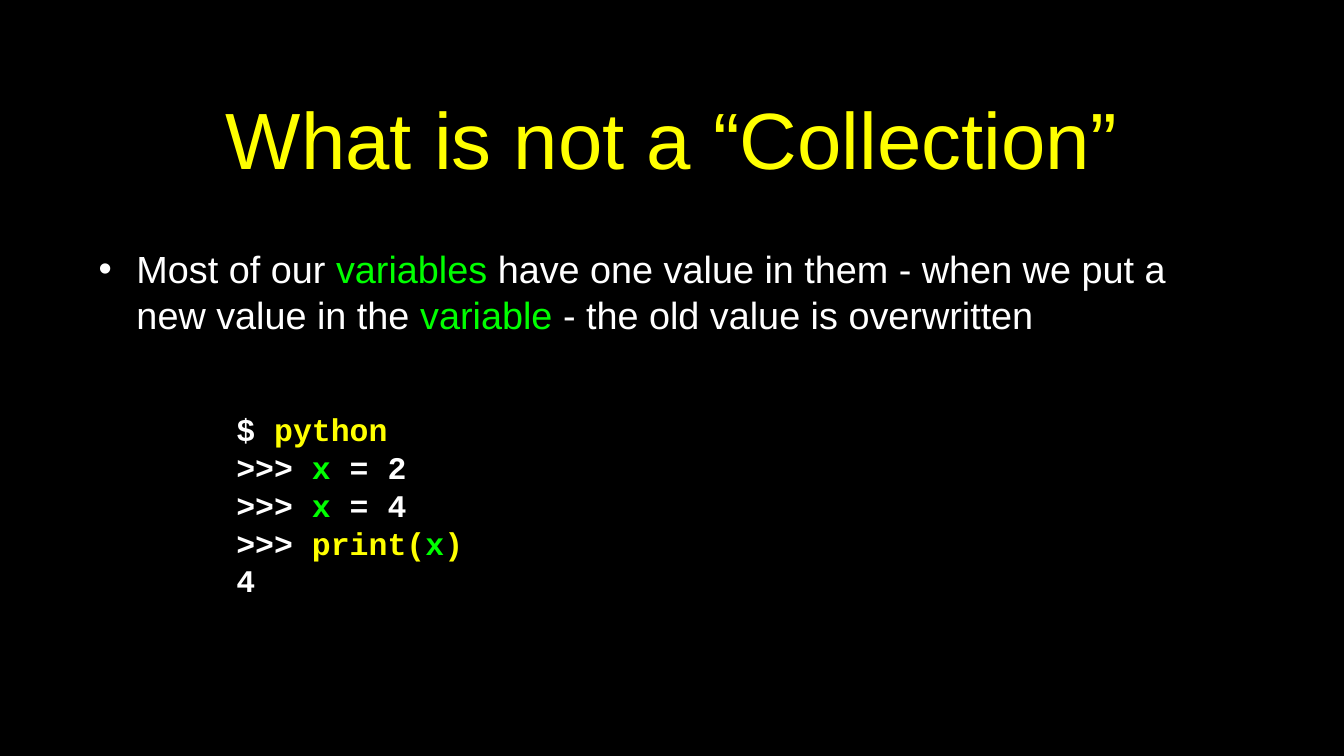
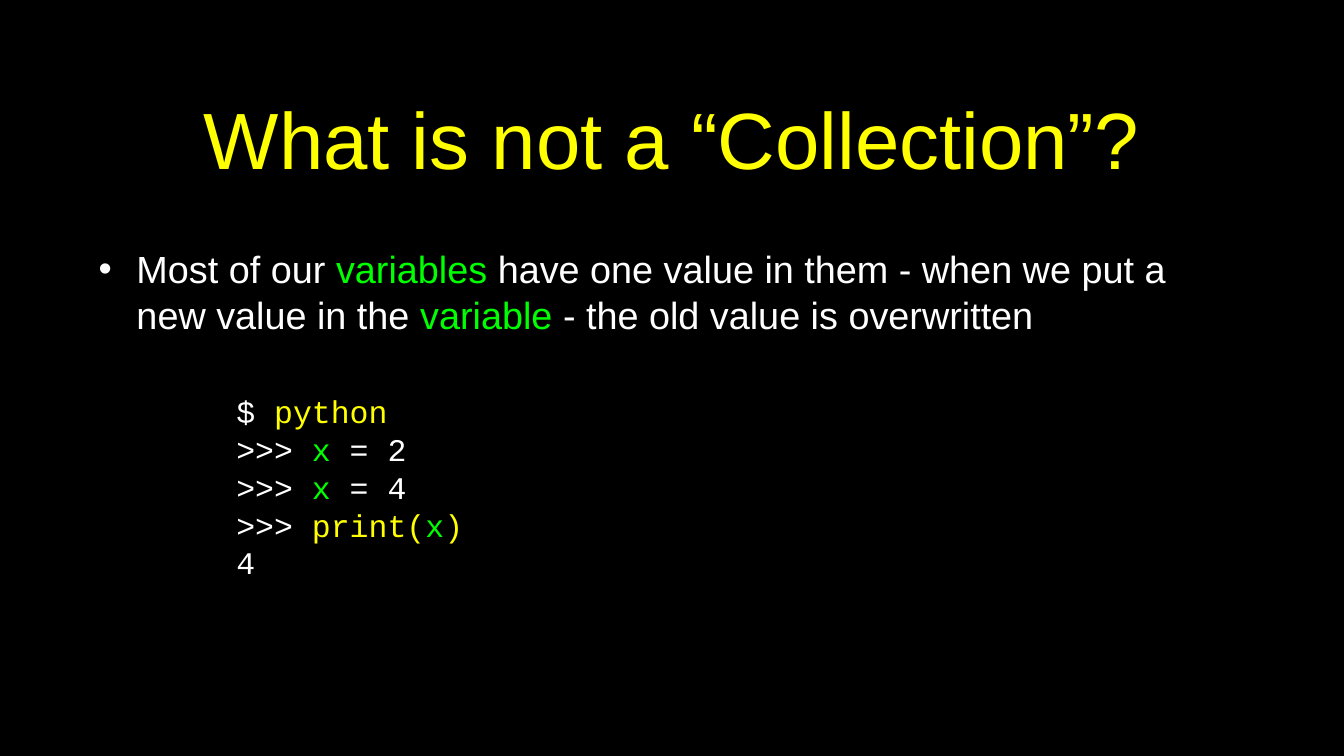
Before and after one commit to csev/py4e, a slide deck: slide 3 of lectures3/Pythonlearn-09-Dictionaries.pptx. Drawn at 1344x756 pixels with LibreOffice and Linux fonts; fonts in the diff are those of the drawing. Boxes give left, top, right and bottom in pixels: in the first picture for what was removed or moved away, otherwise in the second. Text is boxed around its words. In the diff, an @@ line names an element or a change of style, - is before the commit and + after.

```diff
--- a/lectures3/Pythonlearn-09-Dictionaries.pptx
+++ b/lectures3/Pythonlearn-09-Dictionaries.pptx
@@ title at box(204, 111, 1139, 170): text changed @@
-What is not a “Collection”
+What is not a “Collection”?
@@ text "$ python": place and size @@
-text "$ python" at box(236, 418, 463, 592)
+text "$ python" at box(236, 400, 463, 574)
@@ text "$ python" at box(236, 400, 463, 574): bold off @@
```
Also in this commit, not shown: 19 other slides changed, 2 slides removed.
